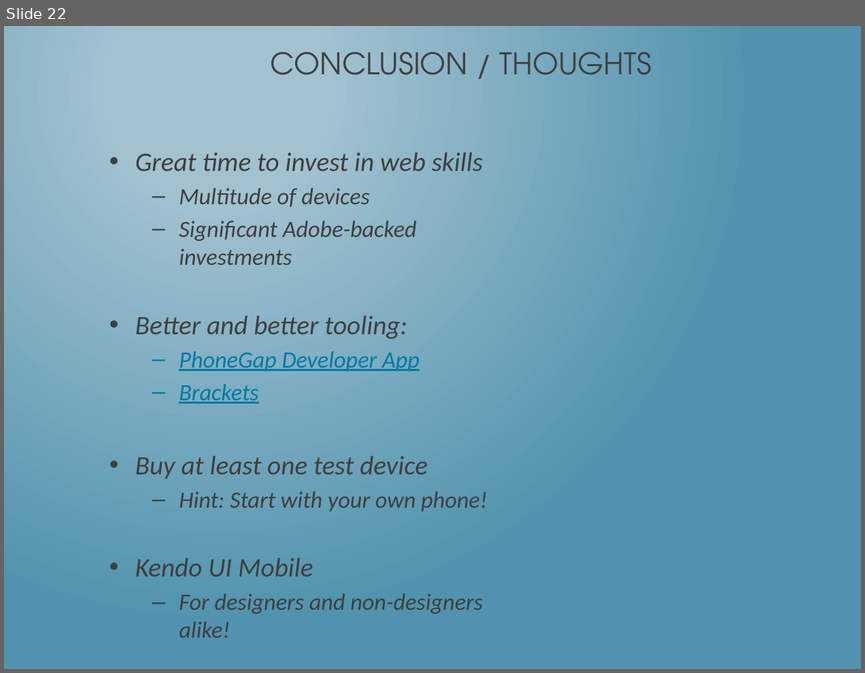
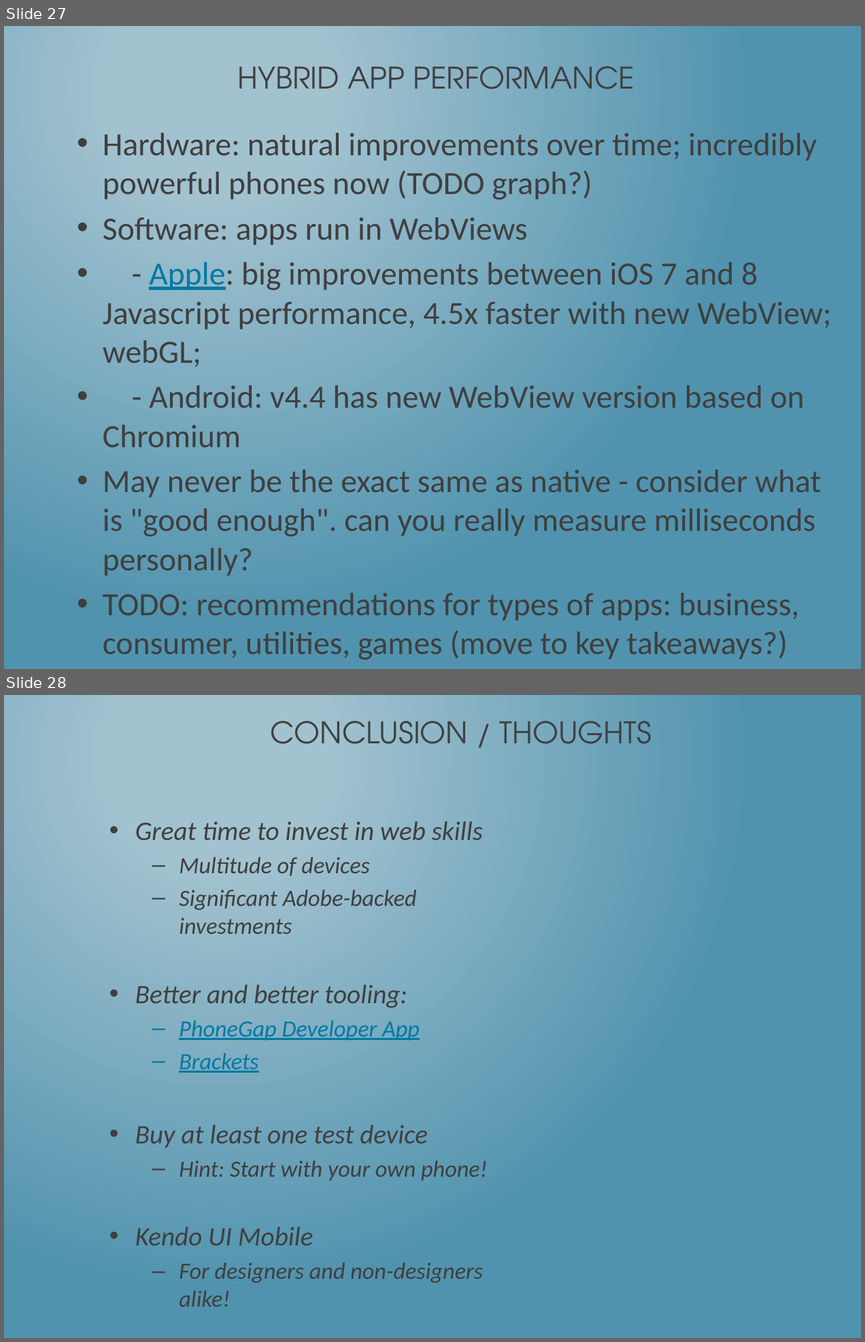
Before and after one commit to dotNetkow/Presentations, a slide deck: That Conference 2014/Building PhoneGap Mobile App w KendoUI.pptx. Shown one above the other, each under a label of ours: slide 22 before the commit, slides 27 and 28 after it. The pictures are 865x673 and 865x1342 pixels, drawn with LibreOffice and Linux fonts; fonts in the diff are those of the drawing. Boxes give left, top, right and bottom in pixels: in the first picture for what was removed or moved away, otherwise in the second. Text is boxed around its words. In the diff, an @@ line names an element or a change of style, - is before the commit and + after.

```diff
--- a/That Conference 2014/Building PhoneGap Mobile App w KendoUI.pptx
+++ b/That Conference 2014/Building PhoneGap Mobile App w KendoUI.pptx
@@ slide 27 added at <box>4,26,861,669</box>, background gradient #A3C3D1 to #5194AF @@
@@ title added at <box>238,66,634,89</box>, 25 pt, text #3F3F3F @@
+HYBRID APP PERFORMANCE
@@ text added at <box>103,133,832,654</box>, 27.2 pt, text #3F3F3F @@
+• Hardware: natural improvements over time; incredibly powerful phones now (TODO graph?)
+• Software: apps run in WebViews
+• - Apple: big improvements between iOS 7 and 8 Javascript performance, 4.5x faster with new WebView; webGL;
+• - Android: v4.4 has new WebView version based on Chromium
+• May never be the exact same as native - consider what is "good enough". can you really measure milliseconds personally?
+• TODO: recommendations for types of apps: business, consumer, utilities, games (move to key takeaways?)
@@ what was slide 22 is now slide 28 @@
```
Also in this commit, not shown: 7 slides changed, 5 other slides added.
